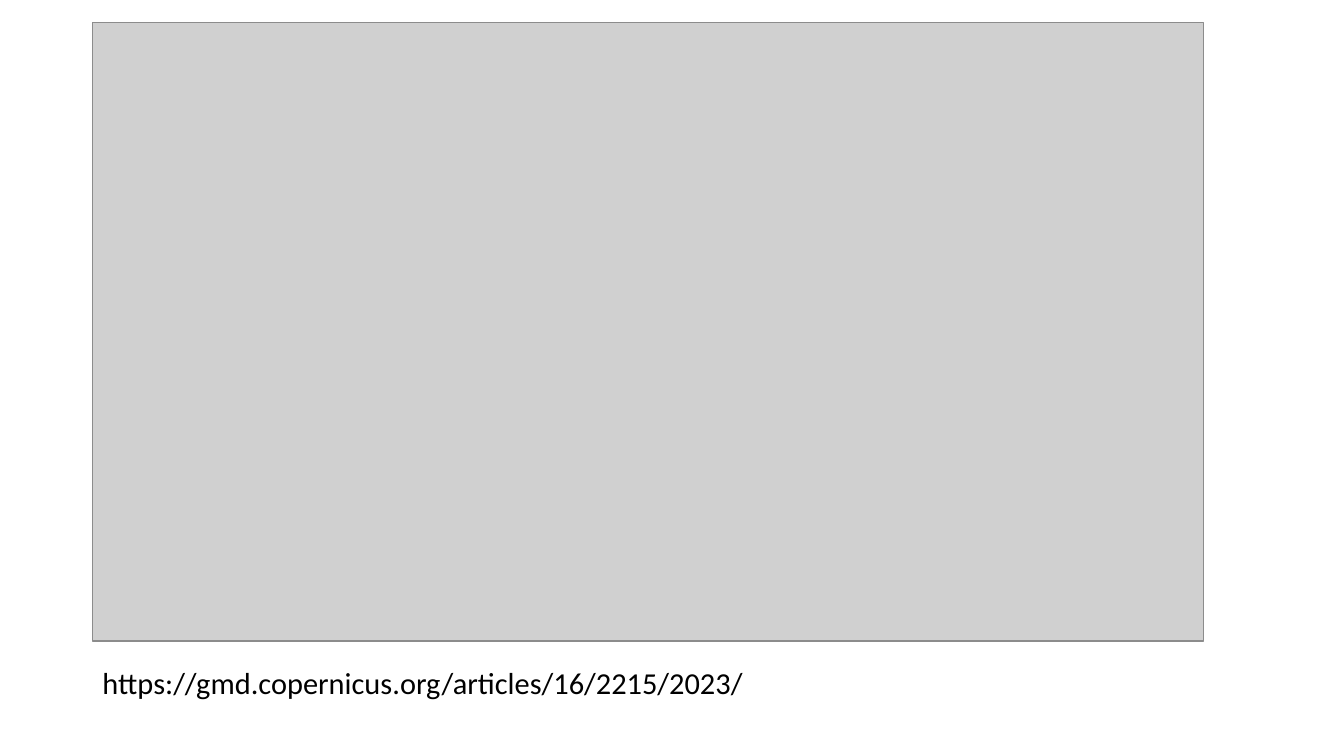
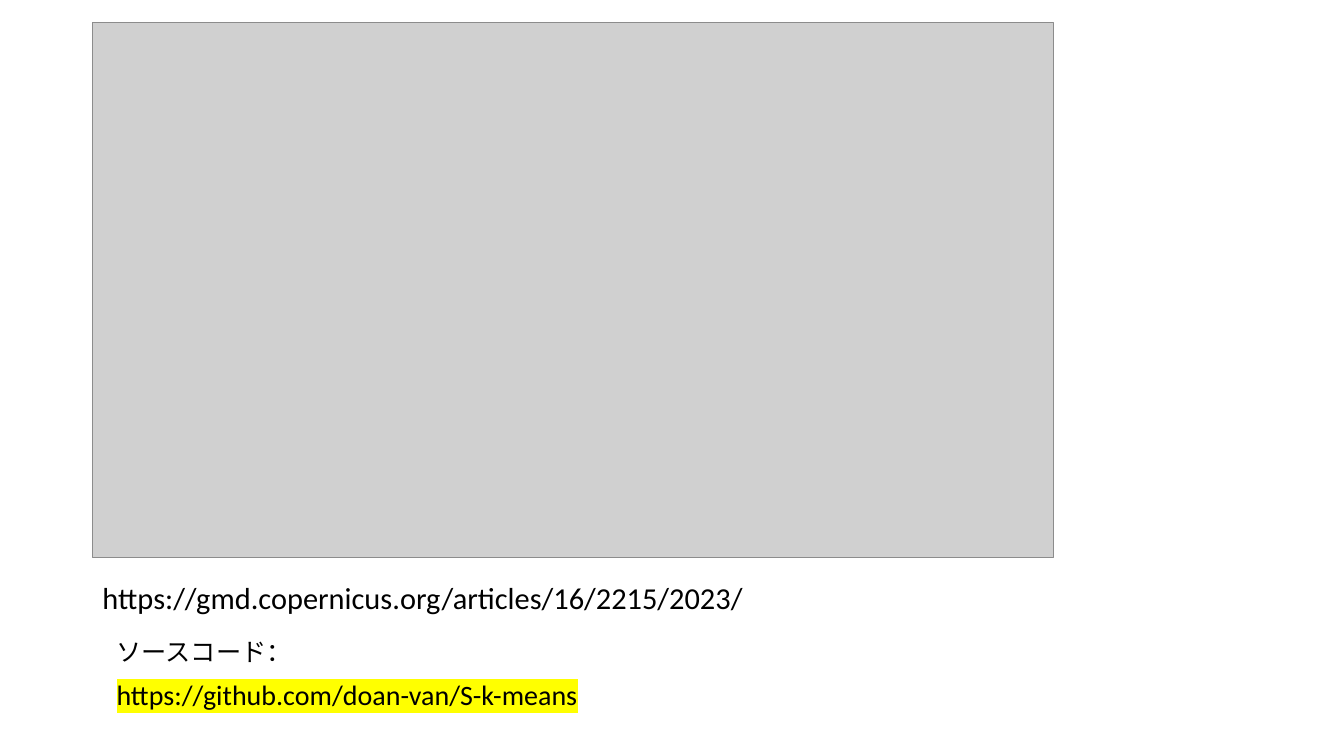
Before and after one commit to doan-van/GIS_class, a slide deck: slide 2 of Clustering_spatial_data_with_python.pptx. Drawn at 1344x756 pixels with LibreOffice and Linux fonts; fonts in the diff are those of the drawing; grey boxes stand for pictures. Boxes give left, top, right and bottom in pixels: in the first picture for what was removed or moved away, otherwise in the second. Text is boxed around its words. In the diff, an @@ line names an element or a change of style, - is before the commit and + after.

Commit message:
1511-2

```diff
--- a/Clustering_spatial_data_with_python.pptx
+++ b/Clustering_spatial_data_with_python.pptx
@@ picture: place and size @@
-picture at (93,22,1204,641)
+picture at (93,22,1054,558)
@@ text "https://gmd.copernicus.org/articles/16/2215/2023/": place and size @@
-text "https://gmd.copernicus.org/articles/16/2215/2023/" at (102,673,742,700)
+text "https://gmd.copernicus.org/articles/16/2215/2023/" at (102,588,742,615)
@@ text added at (117,641,292,662), 18 pt, text #000000 @@
+ソースコード：
@@ text added at (117,685,578,710), 20 pt, text #000000 @@
+https://github.com/doan-van/S-k-means
```
Also in this commit, not shown: 1 other slide changed.
